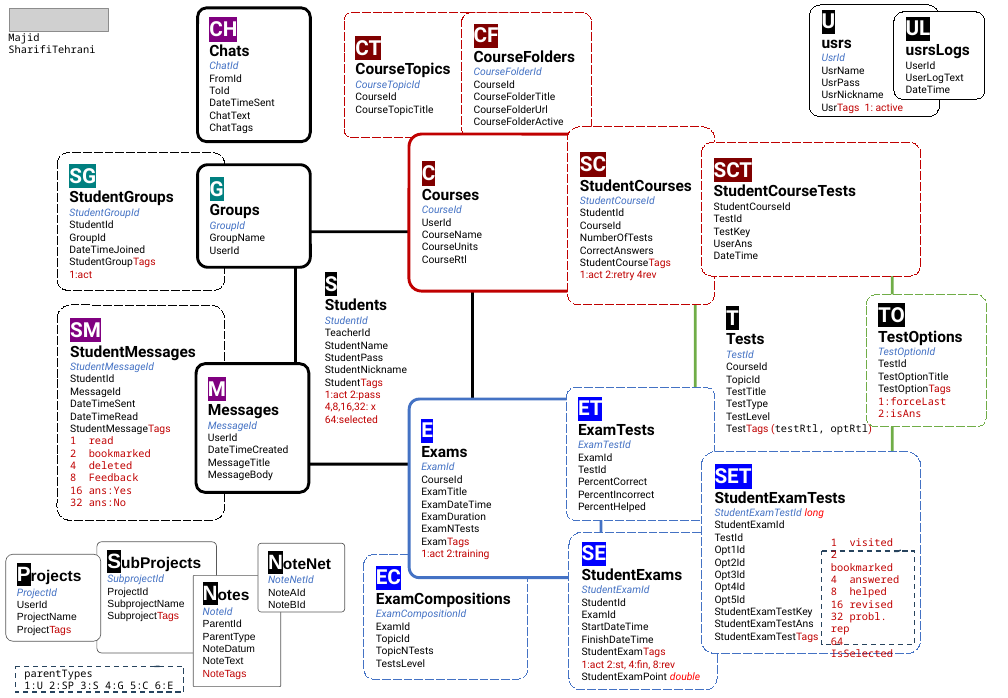
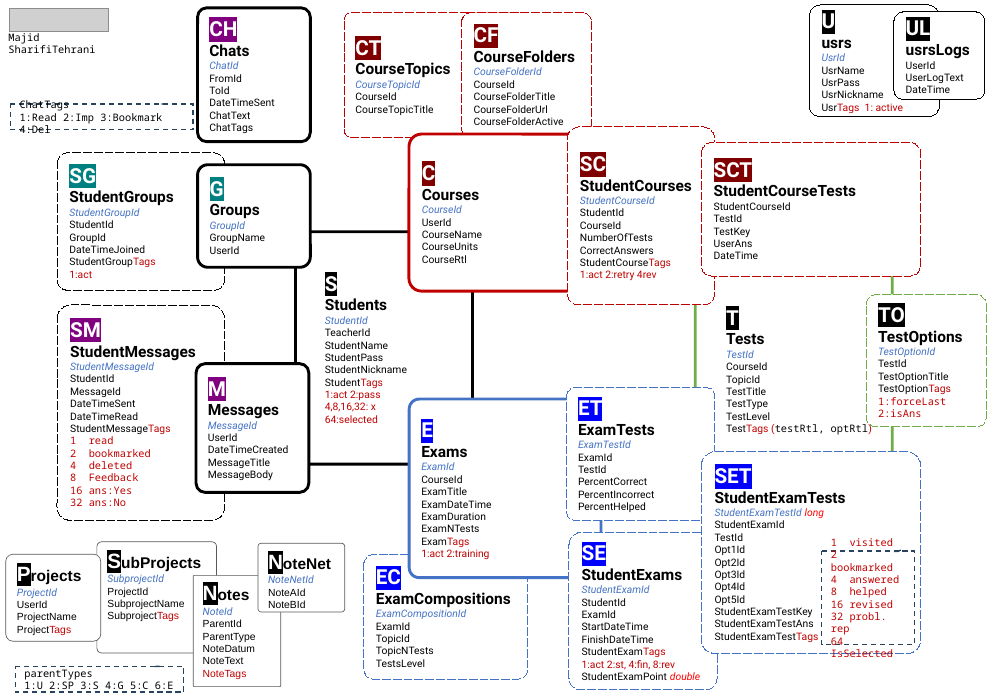
Before and after one commit to msht-ir/Examiner_blazorWebApp, a slide deck: slide 1 of ExaminerB/.appCatalog/ExaminerB notes 1404.pptx. Drawn at 1008x698 pixels with LibreOffice and Linux fonts; fonts in the diff are those of the drawing; grey boxes stand for pictures. Boxes give left, top, right and bottom in pixels: in the first picture for what was removed or moved away, otherwise in the second. Text is boxed around its words. In the diff, an @@ line names an element or a change of style, - is before the commit and + after.

```diff
--- a/ExaminerB/.appCatalog/ExaminerB notes 1404.pptx
+++ b/ExaminerB/.appCatalog/ExaminerB notes 1404.pptx
@@ border callout added at <box>10,104,193,130</box>, outline #28445D 1 pt dashed, 8 pt, text #000000 @@
+ChatTags
+1:Read 2:Imp 3:Bookmark 4:Del
```
Also in this commit, not shown: 7 other files.
